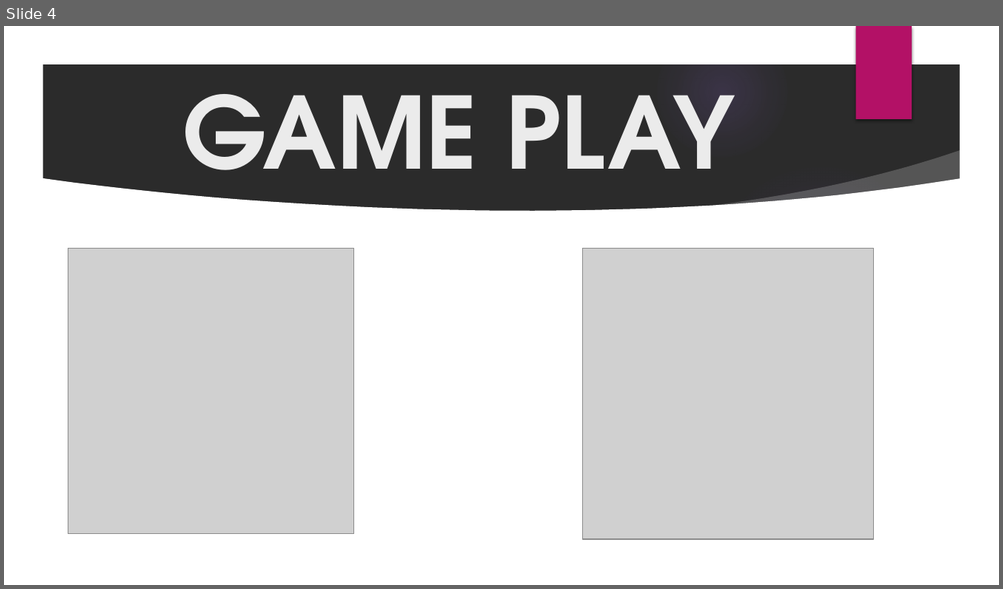
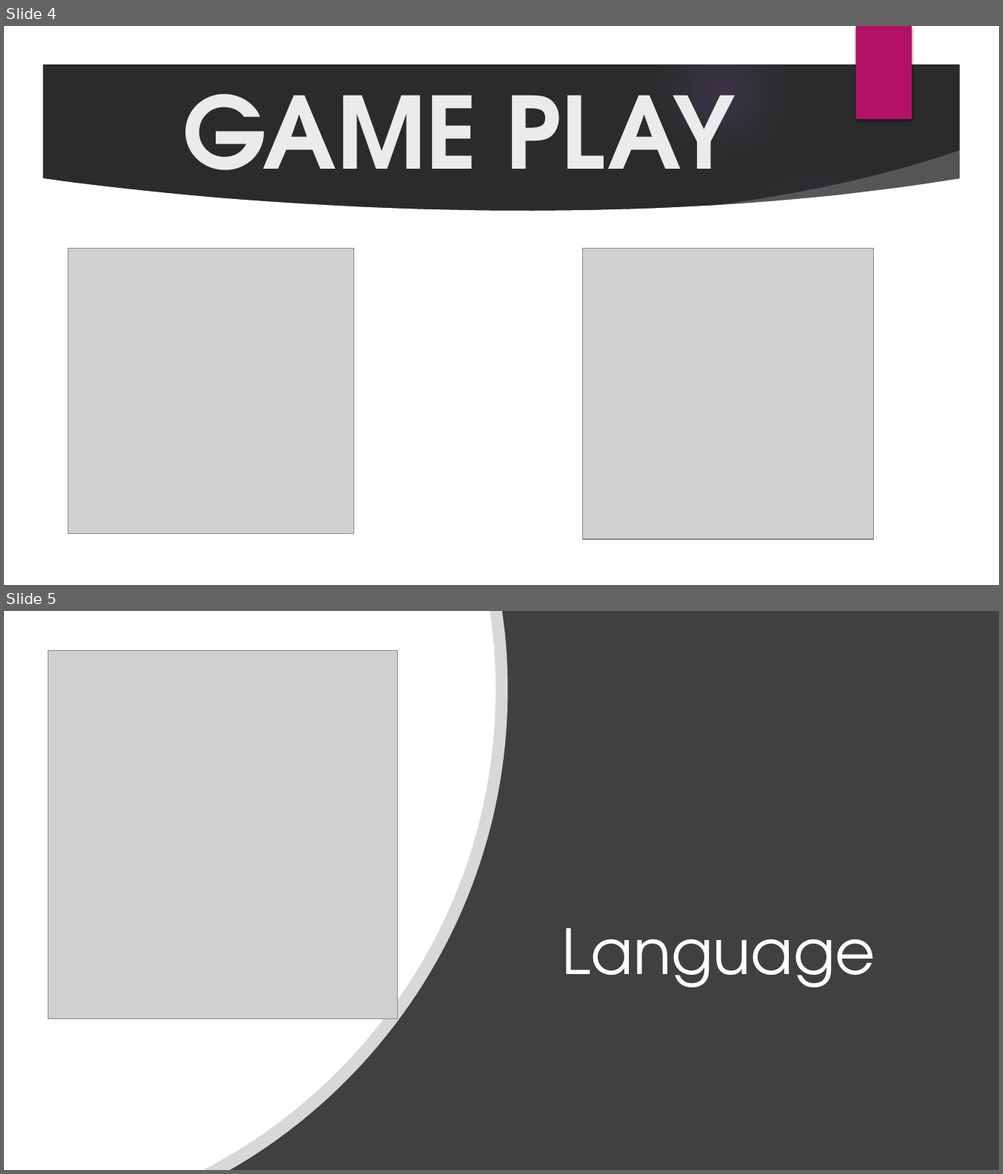
Before and after one commit to mailonggit/project-game-2048, a slide deck: GROUP PROJECT.pptx. Shown one above the other, each under a label of ours: slide 4 before the commit, slides 4 and 5 after it. The pictures are 1003x589 and 1003x1174 pixels, drawn with LibreOffice and Linux fonts; fonts in the diff are those of the drawing; grey boxes stand for pictures; background and template pictures are left out; a plain dark background stands for a picture behind light text. Boxes give left, top, right and bottom in pixels: in the first picture for what was removed or moved away, otherwise in the second. Text is boxed around its words. In the diff, an @@ line names an element or a change of style, - is before the commit and + after.

```diff
--- a/GROUP PROJECT.pptx
+++ b/GROUP PROJECT.pptx
@@ slide 5 added at box(4, 611, 999, 1170), background picture (left out); not listed: 6 template elements that a slide beside it also shows @@
@@ rectangle added at box(4, 611, 999, 1170), fill #404040 @@
@@ freeform shape added at box(4, 611, 508, 1170), fill #FFFFFF at 80% opacity @@
@@ freeform shape added at box(4, 611, 495, 1170), fill #FFFFFF @@
@@ picture added at box(48, 651, 397, 1019) @@
@@ title added at box(562, 928, 876, 988), 60 pt, text #FFFFFF @@
+Language
```
Also in this commit, not shown: 4 other slides added, 1 slide removed, 4 other files.
